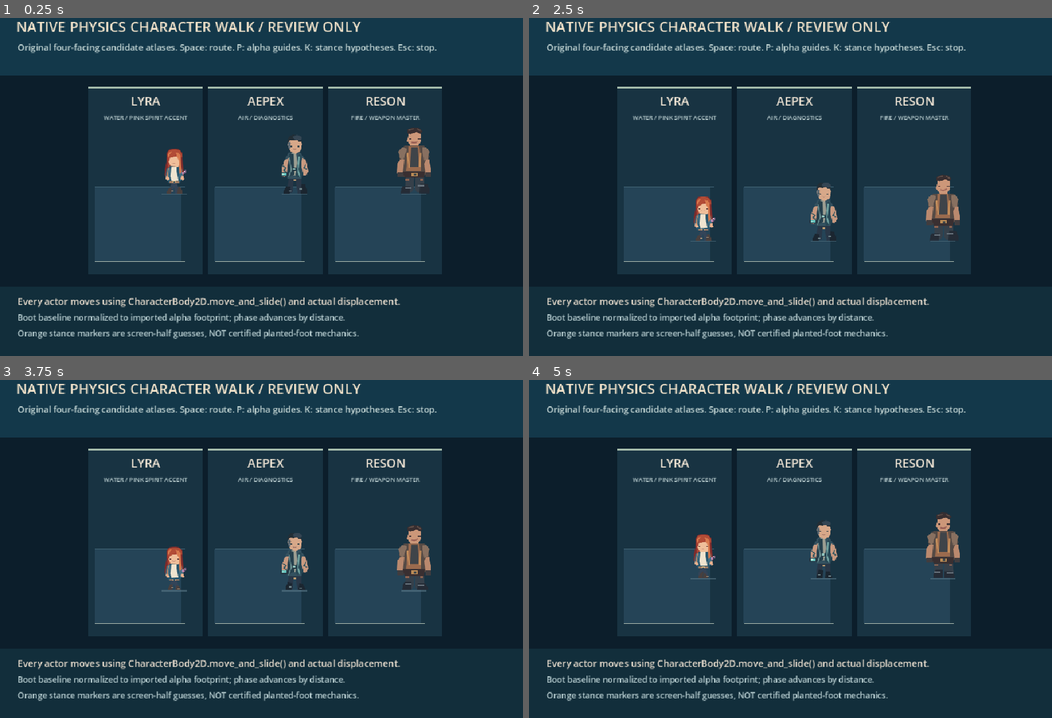
Above: before the commit, frames 1-4 (two rows, left to right).
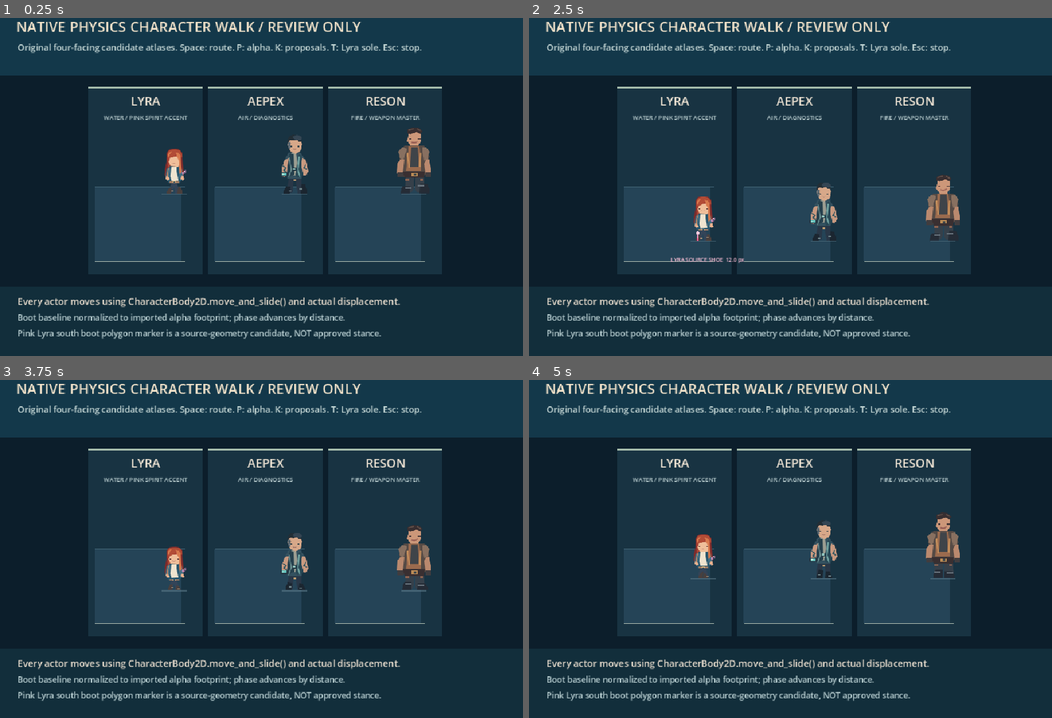
Above: after the commit, the same moments.

Repository: ndrorchestration/ToSailaStarrySky-jrpg
Game: Godot game, scene res://scenes/three_character_physics_walk_review.tscn
Same seed, same stepped clock (60 frames per second), same inputs: the game is played once before the commit and once after it. This scene is started directly instead of the project's main scene.
Inputs:
- Up to frame 1 (0.25 s): no input
- Up to frame 2 (2.5 s): tap Enter at 0.5 s; hold Right (ui_right) 0.53-1.28 s; tap T at 0.6, 1.35, 2.3 s; tap Space at 0.77, 1.52 s; hold Down (ui_down) 1.28-2.03 s; hold Right (ui_right) from 2.03 s (still down); tap L at 2.1 s
- Up to frame 3 (3.75 s): release Right (ui_right) at 2.78 s; hold Up (ui_up) 2.78-3.53 s; tap M at 2.85 s; tap Space at 3.02 s; tap T at 3.05 s; hold Left (ui_left) from 3.53 s (still down); tap F at 3.6 s
- Up to frame 4 (5 s): keep holding Left (ui_left); tap Space at 3.77, 4.52 s; tap T at 3.8, 4.55 s; tap H at 4.35 s

The runs differ from the first frame. In frame 1, 1.2% of the frame differs, in the area x 3-84%, y 7-95%; in frame 2, 1.3%; in frame 3, 1.2%; in frame 4, 1.2%.

Commit message:
feat(godot): isolated T-key Lyra source-geometry boot contact review without physics writes

Diff:
--- a/godot/scripts/three_character_physics_walk_review.gd
+++ b/godot/scripts/three_character_physics_walk_review.gd
@@ -3,6 +3,7 @@
 const ReviewActor = preload("res://scripts/character_field_walk_review_actor.gd")
 const FootPixelOverlay = preload("res://scripts/character_foot_pixel_overlay.gd")
 const StanceCandidateOverlay = preload("res://scripts/character_stance_candidate_overlay.gd")
+const LyraSourceContactOverlay = preload("res://scripts/lyra_south_source_contact_overlay.gd")
 const NAMES: Array[String] = ["Lyra", "Aepex", "Reson"]
 const X_ANCHORS: Array[float] = [285.0, 505.0, 725.0]
 const LABELS := ["WATER / PINK SPIRIT ACCENT", "AIR / DIAGNOSTICS", "FIRE / WEAPON MASTER"]
@@ -11,6 +12,8 @@
 var source_guides_enabled := false
 var stance_guides: Dictionary = {}
 var stance_guides_enabled := false
+var lyra_source_contact_guide: Node2D
+var lyra_source_contact_enabled := false
 
 func _ready() -> void:
     name = "ThreeProtagonistPhysicsWalkReviewOnly"
@@ -37,6 +40,12 @@
         actor.add_child(stance_guide)
         stance_guide.call("set_guides_enabled", false)
         stance_guides[NAMES[index]] = stance_guide
+        if NAMES[index] == "Lyra":
+            lyra_source_contact_guide = LyraSourceContactOverlay.new()
+            lyra_source_contact_guide.name = "LyraSouthSourceContactProposalOnly"
+            lyra_source_contact_guide.set("target", actor)
+            actor.add_child(lyra_source_contact_guide)
+            lyra_source_contact_guide.call("set_guides_enabled", false)
     queue_redraw()
 
 func start_all() -> void:
@@ -59,6 +68,12 @@
         (stance_guides[character_id] as Node).call("set_guides_enabled", enabled)
     queue_redraw()
 
+func set_lyra_source_contact_enabled(enabled: bool) -> void:
+    lyra_source_contact_enabled = enabled
+    if lyra_source_contact_guide != null:
+        lyra_source_contact_guide.call("set_guides_enabled", enabled)
+    queue_redraw()
+
 func get_actor(character_id: String) -> CharacterBody2D:
     return actors.get(character_id) as CharacterBody2D
 
@@ -71,6 +86,8 @@
         set_source_guides_enabled(not source_guides_enabled)
     elif event.keycode == KEY_K:
         set_stance_guides_enabled(not stance_guides_enabled)
+    elif event.keycode == KEY_T:
+        set_lyra_source_contact_enabled(not lyra_source_contact_enabled)
     elif event.keycode == KEY_ESCAPE:
         stop_all()
 
@@ -78,7 +95,7 @@
     draw_rect(Rect2(Vector2.ZERO, Vector2(960, 640)), Color("#0c1e2b"))
     draw_rect(Rect2(0.0, 0.0, 960.0, 125.0), Color("#13384a"))
     draw_string(ThemeDB.fallback_font, Vector2(30.0, 45.0), "NATIVE PHYSICS CHARACTER WALK / REVIEW ONLY", HORIZONTAL_ALIGNMENT_LEFT, -1, 26, Color("#f3e4cb"))
-    draw_string(ThemeDB.fallback_font, Vector2(32.0, 79.0), "Original four-facing candidate atlases. Space: route. P: alpha guides. K: stance hypotheses. Esc: stop.", HORIZONTAL_ALIGNMENT_LEFT, -1, 16, Color("#c8dad8"))
+    draw_string(ThemeDB.fallback_font, Vector2(32.0, 79.0), "Original four-facing candidate atlases. Space: route. P: alpha. K: proposals. T: Lyra sole. Esc: stop.", HORIZONTAL_ALIGNMENT_LEFT, -1, 16, Color("#c8dad8"))
     for i in range(NAMES.size()):
         var x: float = X_ANCHORS[i]
         draw_rect(Rect2(x - 123.0, 146.0, 210.0, 344.0), Color("#183342"))
@@ -91,4 +108,4 @@
     draw_rect(Rect2(0.0, 513.0, 960.0, 127.0), Color("#122e3b"))
     draw_string(ThemeDB.fallback_font, Vector2(32.0, 546.0), "Every actor moves using CharacterBody2D.move_and_slide() and actual displacement.", HORIZONTAL_ALIGNMENT_LEFT, -1, 17, Color("#e8ddce"))
     draw_string(ThemeDB.fallback_font, Vector2(32.0, 575.0), "Boot baseline normalized to imported alpha footprint; phase advances by distance.", HORIZONTAL_ALIGNMENT_LEFT, -1, 15, Color("#b8ced1"))
-    draw_string(ThemeDB.fallback_font, Vector2(32.0, 604.0), "Orange stance markers are screen-half guesses, NOT certified planted-foot mechanics.", HORIZONTAL_ALIGNMENT_LEFT, -1, 15, Color("#b8ced1"))
+    draw_string(ThemeDB.fallback_font, Vector2(32.0, 604.0), "Pink Lyra south boot polygon marker is a source-geometry candidate, NOT approved stance.", HORIZONTAL_ALIGNMENT_LEFT, -1, 15, Color("#b8ced1"))
